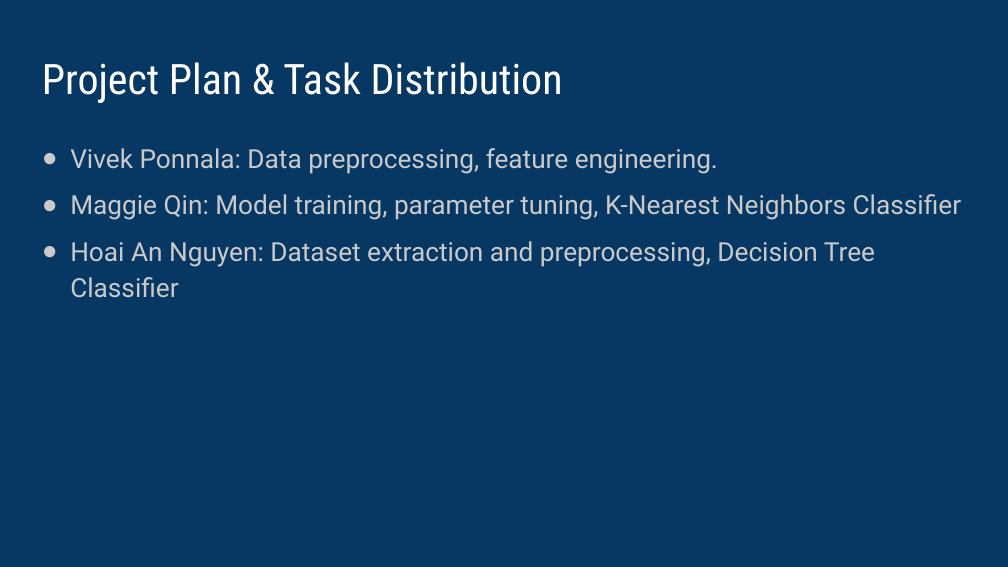
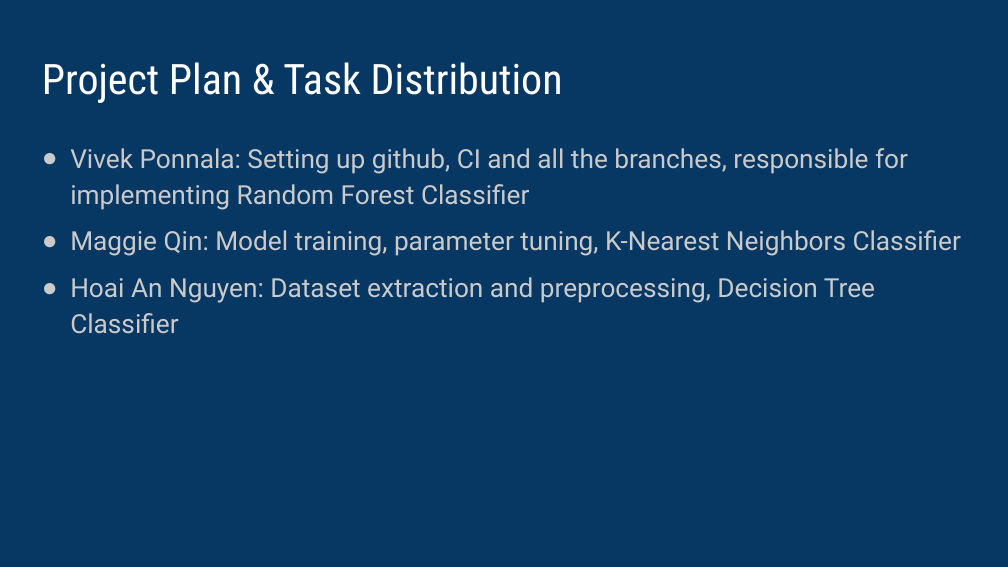
Before and after one commit to vipvivek15/CMPE_255_Final_Project, a slide deck: slide 16 of Final_presentation.pptx. Drawn at 1008x567 pixels with LibreOffice and Linux fonts; fonts in the diff are those of the drawing. Boxes give left, top, right and bottom in pixels: in the first picture for what was removed or moved away, otherwise in the second. Text is boxed around its words. In the diff, an @@ line names an element or a change of style, - is before the commit and + after.

```diff
--- a/Final_presentation.pptx
+++ b/Final_presentation.pptx
@@ text at (x1=70, y1=148, x2=908, y2=210): text changed @@
-● Vivek Ponnala: Data preprocessing, feature engineering.
+● Vivek Ponnala: Setting up github, CI and all the branches, responsible for implementing Random Forest Classifier
```
Also in this commit, not shown: 3 other slides changed.
